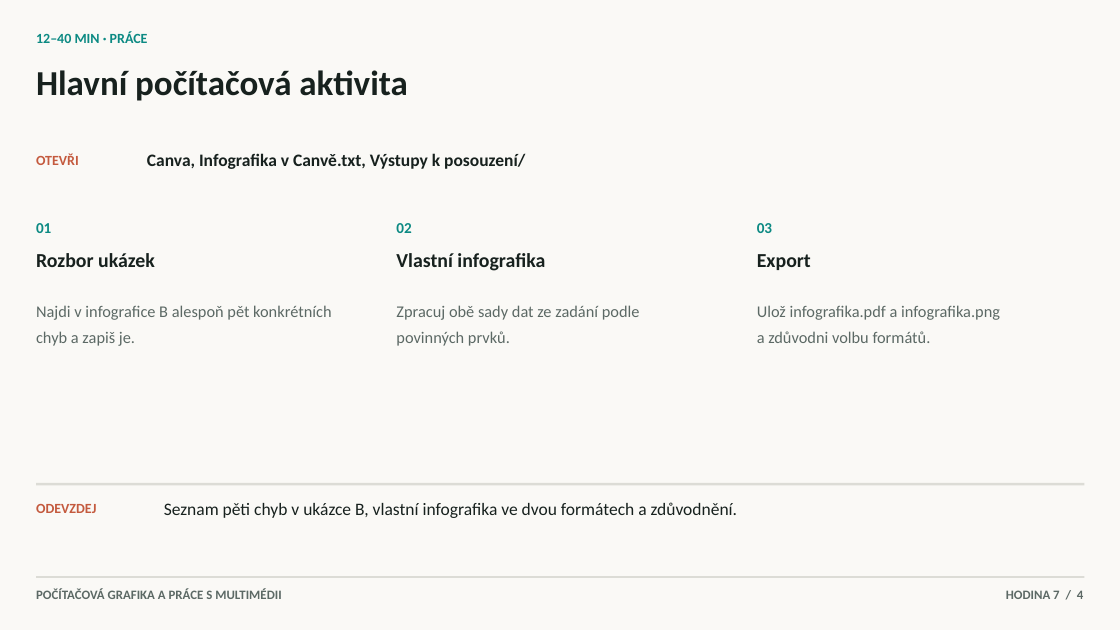
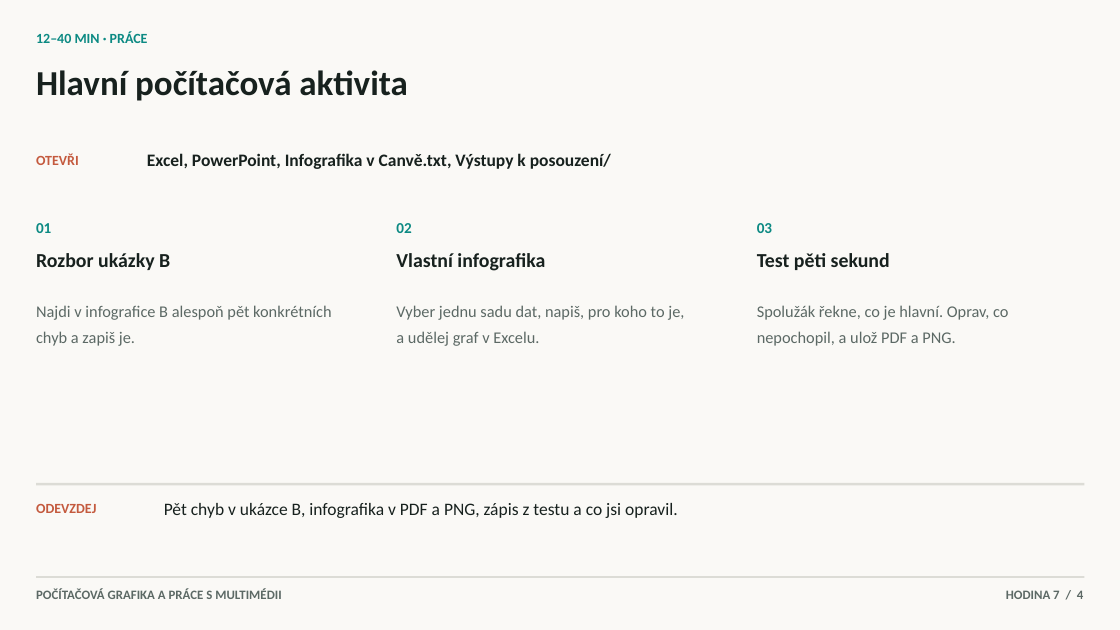
Before and after one commit to hlaska18/karel_hlas-web, a slide deck: slide 4 of public/materialy/1L/6/Prezentace k hodinám/7. Infografika a prezentace.pptx. Drawn at 1120x630 pixels with LibreOffice and Linux fonts; fonts in the diff are those of the drawing. Boxes give left, top, right and bottom in pixels: in the first picture for what was removed or moved away, otherwise in the second. Text is boxed around its words. In the diff, an @@ line names an element or a change of style, - is before the commit and + after.

```diff
--- a/public/materialy/1L/6/Prezentace k hodinám/7. Infografika a prezentace.pptx
+++ b/public/materialy/1L/6/Prezentace k hodinám/7. Infografika a prezentace.pptx
@@ text at <box>147,153,611,169</box>: text changed @@
-Canva, Infografika v Canvě.txt, Výstupy k posouzení/
+Excel, PowerPoint, Infografika v Canvě.txt, Výstupy k posouzení/
@@ text at <box>36,253,170,270</box>: text changed @@
-Rozbor ukázek
+Rozbor ukázky B
@@ text at <box>757,253,890,270</box>: text changed @@
-Export
+Test pěti sekund
@@ text at <box>396,305,684,346</box>: text changed @@
-Zpracuj obě sady dat ze zadání podle povinných prvků.
+Vyber jednu sadu dat, napiš, pro koho to je, a udělej graf v Excelu.
@@ text at <box>757,305,1008,346</box>: text changed @@
-Ulož infografika.pdf a infografika.png a zdůvodni volbu formátů.
+Spolužák řekne, co je hlavní. Oprav, co nepochopil, a ulož PDF a PNG.
@@ text at <box>164,503,678,518</box>: text changed @@
-Seznam pěti chyb v ukázce B, vlastní infografika ve dvou formátech a zdůvodnění.
+Pět chyb v ukázce B, infografika v PDF a PNG, zápis z testu a co jsi opravil.
```
Also in this commit, not shown: 5 other slides changed, 13 other files.
